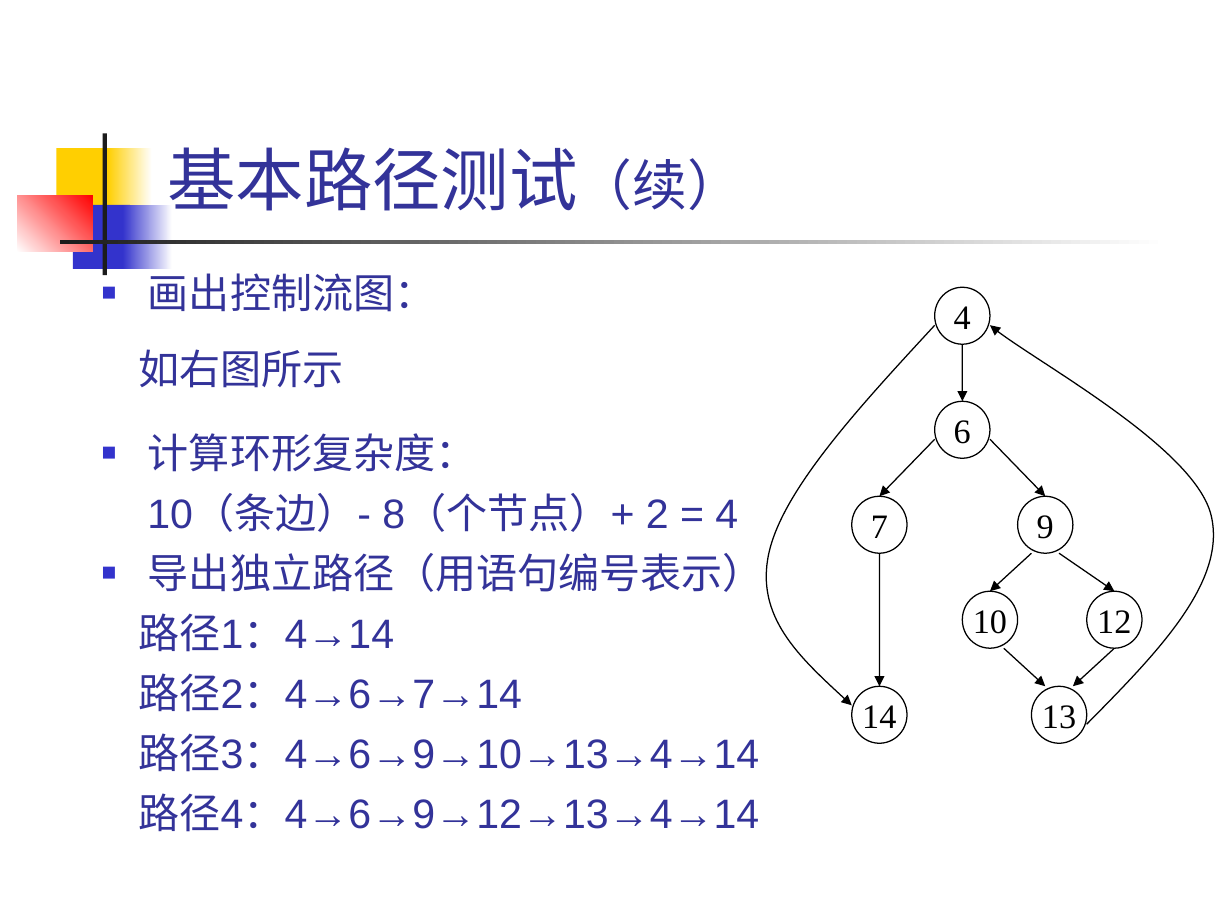
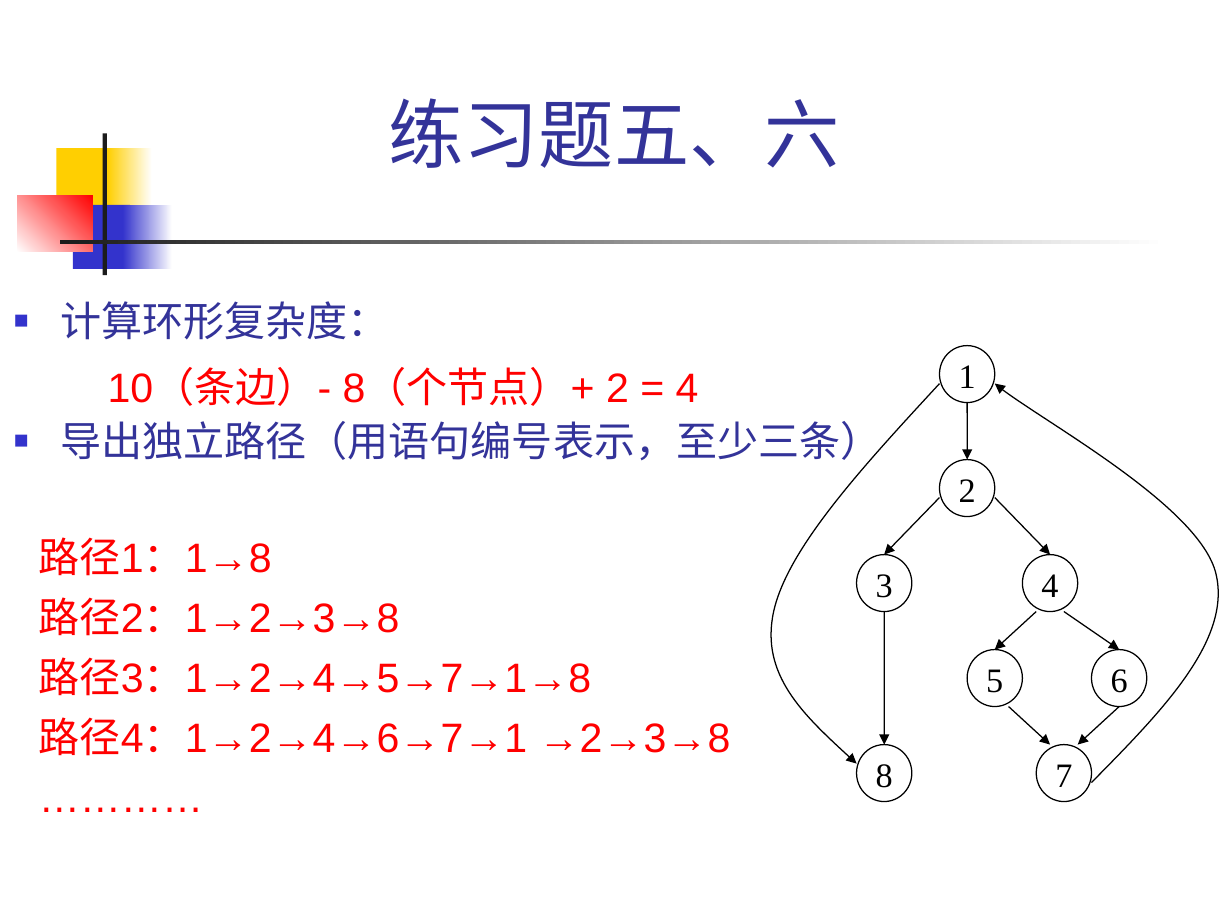
Before and after one commit to 1-518/Three-Kindoms, a slide deck: slide 35 of 白盒黑盒/白盒测试技术/白盒测试技术.pptx (slide 34 before the commit). Drawn at 1232x924 pixels with LibreOffice and Linux fonts; fonts in the diff are those of the drawing. Boxes give left, top, right and bottom in pixels: in the first picture for what was removed or moved away, otherwise in the second. Text is boxed around its words. In the diff, an @@ line names an element or a change of style, - is before the commit and + after.

Commit message:
up

```diff
--- a/白盒黑盒/白盒测试技术/白盒测试技术.pptx
+++ b/白盒黑盒/白盒测试技术/白盒测试技术.pptx
@@ title added at (x1=388, y1=98, x2=840, y2=168), 44 pt, text #333399 @@
+练习题五、六
@@ title removed at (x1=167, y1=147, x2=742, y2=211) @@
-基本路径测试（续）
@@ text at (x1=138, y1=265, x2=435, y2=388): paragraphs removed @@
-■ 画出控制流图：
-如右图所示
@@ text "计算环形复杂度：" moved from (x1=138, y1=265, x2=764, y2=832) to (x1=60, y1=301, x2=881, y2=467) @@
@@ ellipse added at (x1=940, y1=346, x2=995, y2=403), outline #000000 0.75 pt, 20 pt, text #000000 @@
+1
@@ text added at (x1=108, y1=370, x2=699, y2=406), 24 pt, text #FF0000 @@
+10（条边）- 8（个节点）+ 2 = 4
@@ text at (x1=60, y1=421, x2=881, y2=467): text changed @@
-10（条边）- 8（个节点）+ 2 = 4
-■ 导出独立路径（用语句编号表示）
-路径1：4→14
-路径2：4→6→7→14
-路径3：4→6→9→10→13→4→14
-路径4：4→6→9→12→13→4→14
+■ 导出独立路径（用语句编号表示，至少三条）
@@ ellipse added at (x1=940, y1=460, x2=995, y2=516), outline #000000 0.75 pt, 20 pt, text #000000 @@
+2
@@ ellipse removed at (x1=1018, y1=496, x2=1073, y2=553) @@
-9
@@ text added at (x1=39, y1=537, x2=731, y2=756), 24 pt, text #FF0000 @@
+路径1：1→8
+路径2：1→2→3→8
+路径3：1→2→4→5→7→1→8
+路径4：1→2→4→6→7→1 →2→3→8
+…………
@@ ellipse added at (x1=856, y1=554, x2=912, y2=611), outline #000000 0.75 pt, 20 pt, text #000000 @@
+3
@@ ellipse "4" moved from (x1=935, y1=287, x2=991, y2=344) to (x1=1023, y1=554, x2=1078, y2=611) @@
@@ ellipse removed at (x1=1087, y1=591, x2=1142, y2=648) @@
-12
@@ 8 arrows, 2 freeform shapes, 2 ellipses moved together from (x1=755, y1=325, x2=1228, y2=743) to (x1=760, y1=383, x2=1232, y2=801) @@
@@ ellipse "6" moved from (x1=935, y1=402, x2=991, y2=458) to (x1=1092, y1=649, x2=1147, y2=706) @@
@@ text in ellipse at (x1=986, y1=669, x2=1003, y2=693): text changed @@
-10
+5
@@ ellipse removed at (x1=1031, y1=686, x2=1087, y2=743) @@
-13
@@ ellipse "7" moved from (x1=851, y1=496, x2=907, y2=553) to (x1=1036, y1=744, x2=1092, y2=801) @@
@@ text in ellipse at (x1=876, y1=764, x2=893, y2=788): text changed @@
-14
+8
```
Also in this commit, not shown: 6 other slides changed, 1 slide added.
